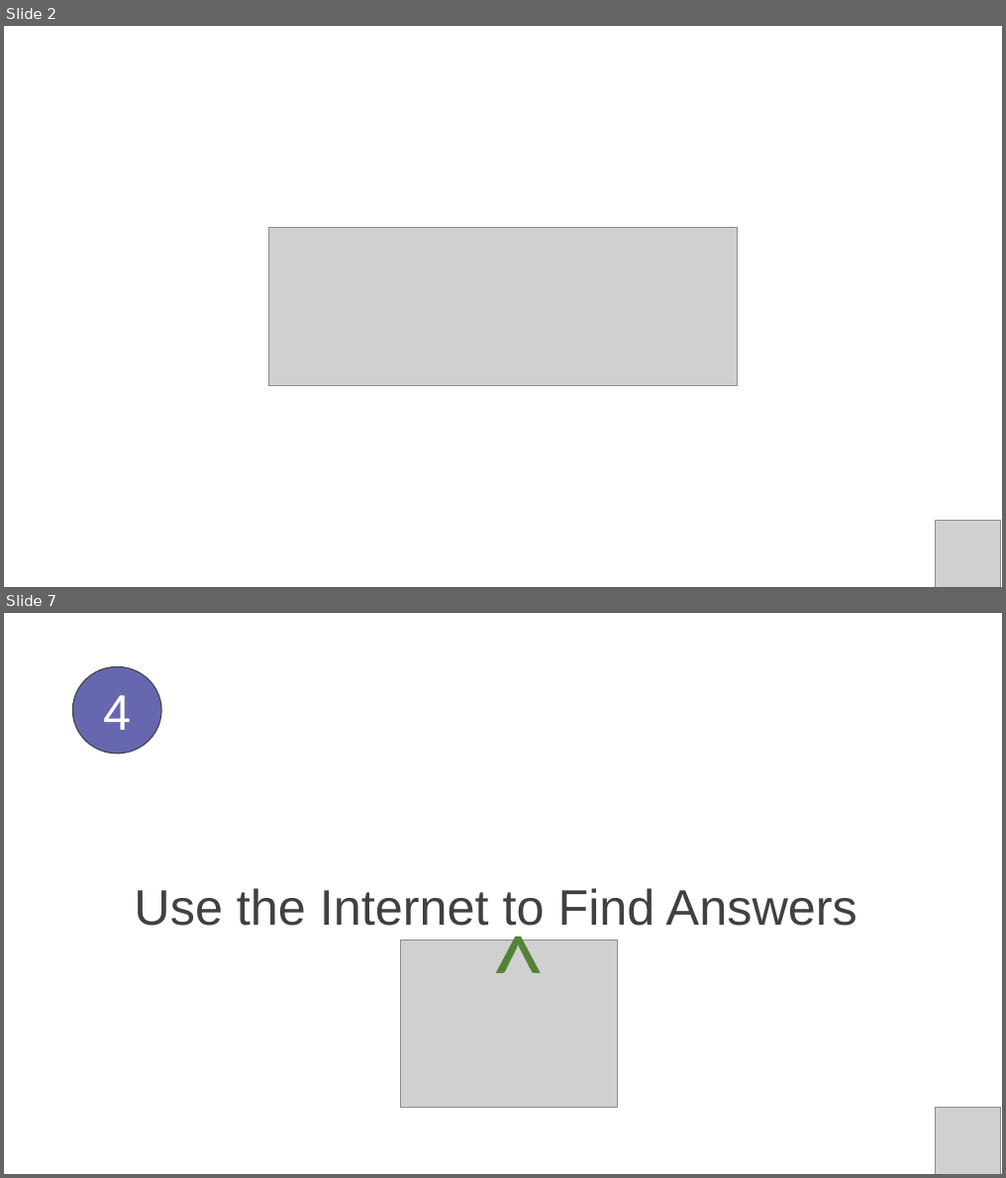
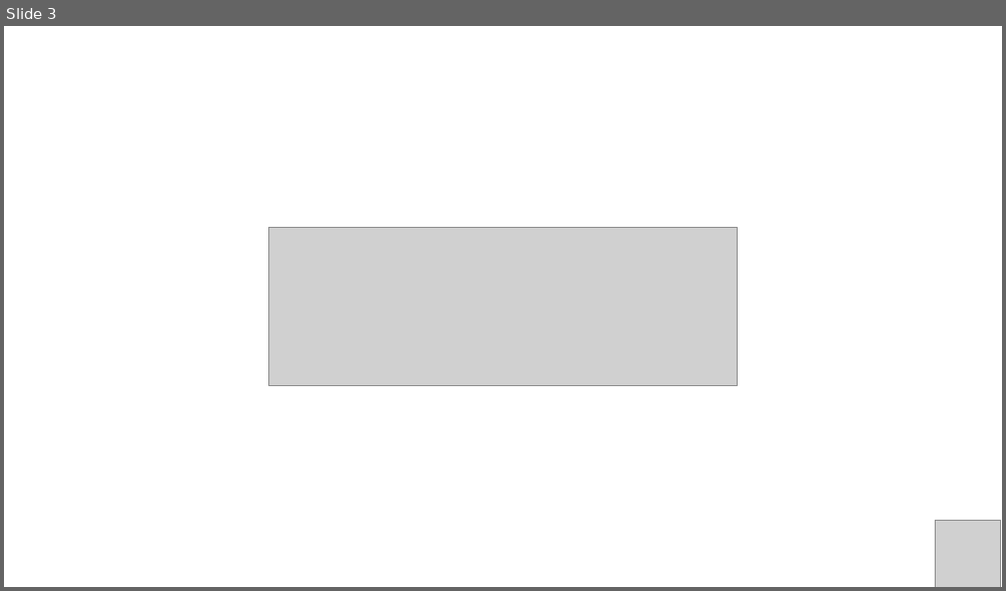
Before and after one commit to PracticumAI/python-for-ai, a slide deck: presentations/01_intro_to_python.pptx. Shown one above the other, each under a label of ours: slides 2 and 7 before the commit, slide 3 after it; the slides between them are not shown. The pictures are 1006x1178 and 1006x591 pixels, drawn with LibreOffice and Linux fonts; fonts in the diff are those of the drawing; grey boxes stand for pictures. Boxes give left, top, right and bottom in pixels: in the first picture for what was removed or moved away, otherwise in the second. Text is boxed around its words. In the diff, an @@ line names an element or a change of style, - is before the commit and + after.

```diff
--- a/presentations/01_intro_to_python.pptx
+++ b/presentations/01_intro_to_python.pptx
@@ slide 7 removed at (4,613,1002,1174), background #FFFFFF @@
@@ ellipse removed at (73,666,162,754) @@
-4
@@ text removed at (134,888,857,926) @@
-Use the Internet to Find Answers
@@ text removed at (482,905,536,1034) @@
-^
@@ picture removed at (401,940,618,1108) @@
@@ picture removed at (936,1108,1001,1174) @@
@@ what was slide 2 is now slide 3 @@
```
Also in this commit, not shown: 2 slides added, 6 other slides removed, 7 other files.
